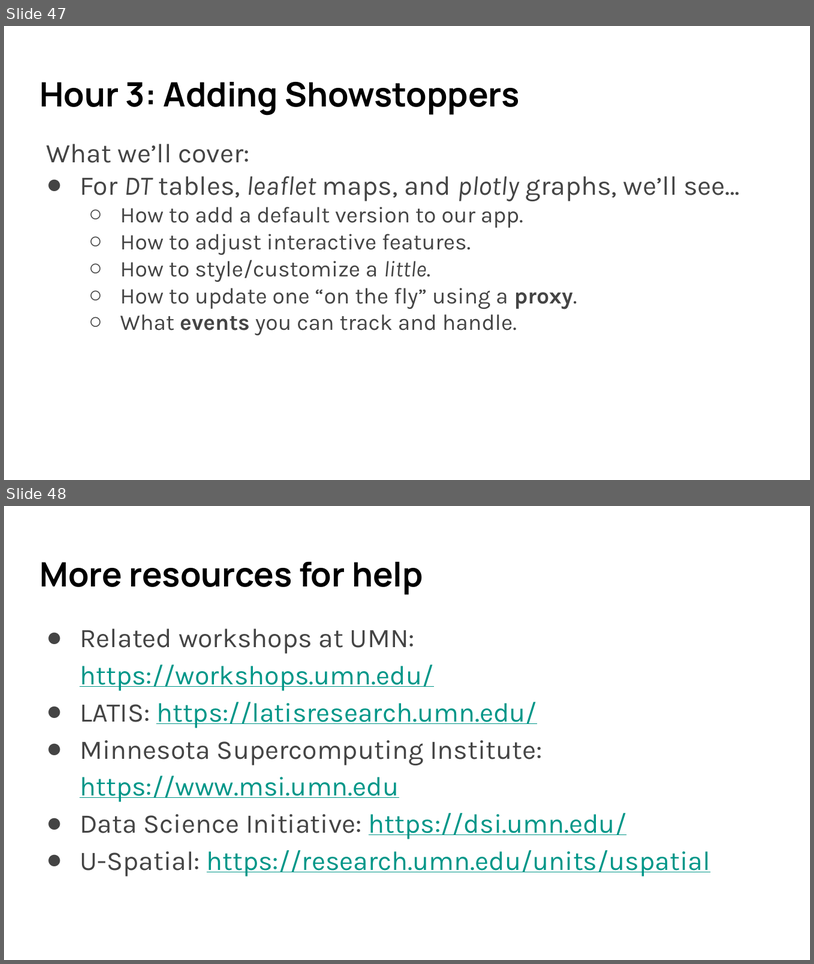
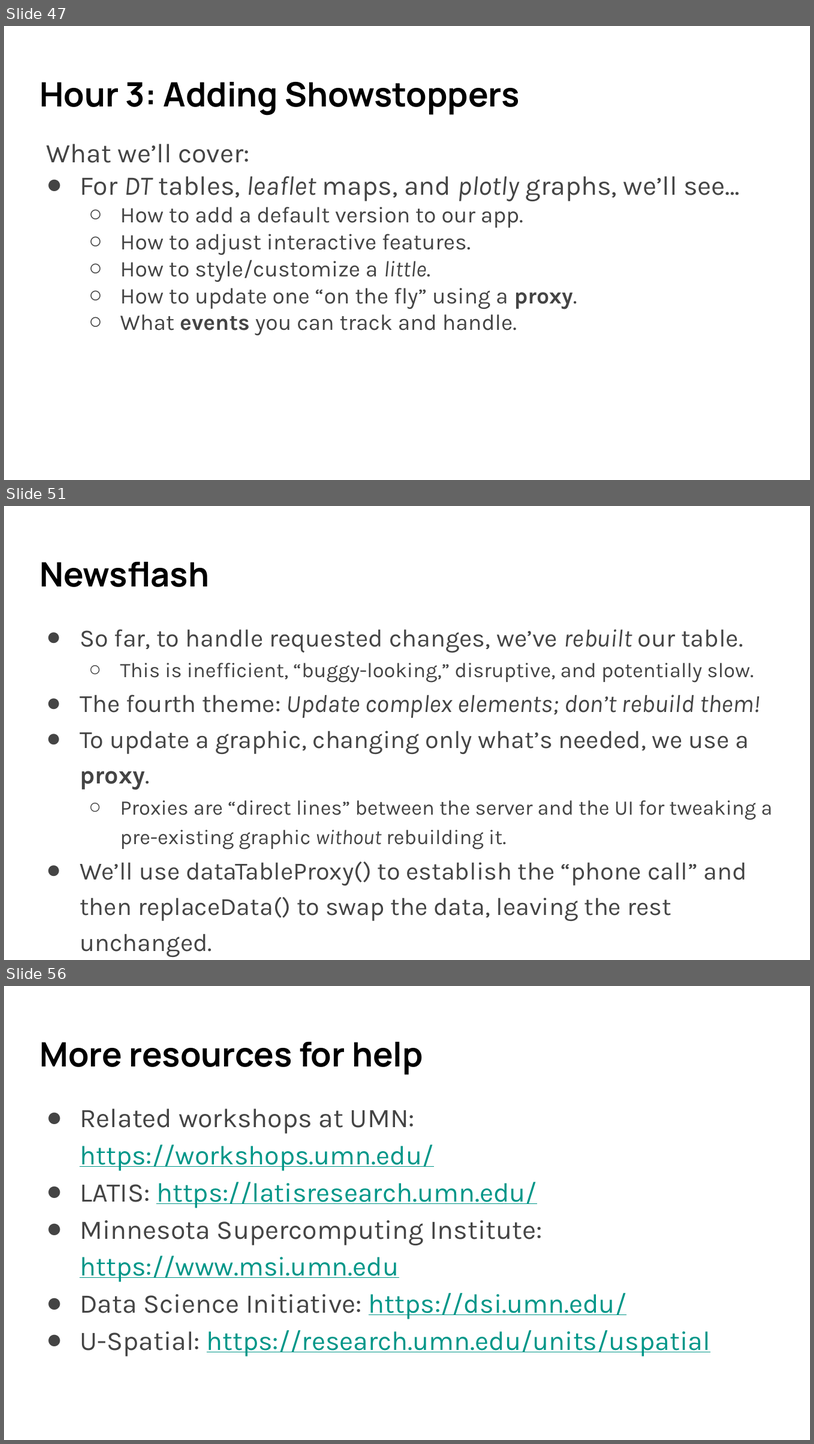
Before and after one commit to umn-dash/r-shiny, a slide deck: instructors/files/SWC slides R Shiny 2024 Fall.pptx. Shown one above the other, each under a label of ours: slides 47 and 48 before the commit, slides 47, 51 and 56 after it; the slides between them are not shown. The pictures are 814x964 and 814x1444 pixels, drawn with LibreOffice and Linux fonts; fonts in the diff are those of the drawing. Boxes give left, top, right and bottom in pixels: in the first picture for what was removed or moved away, otherwise in the second. Text is boxed around its words. In the diff, an @@ line names an element or a change of style, - is before the commit and + after.

```diff
--- a/instructors/files/SWC slides R Shiny 2024 Fall.pptx
+++ b/instructors/files/SWC slides R Shiny 2024 Fall.pptx
@@ slide 51 added at [4, 506, 810, 960], background #FFFFFF @@
@@ title added at [39, 562, 209, 587], 30 pt, text #000000, bold @@
+Newsflash
@@ text added at [80, 629, 773, 921], 22.2 pt, text #444444 @@
+● So far, to handle requested changes, we’ve rebuilt our table.
+  ○ This is inefficient, “buggy-looking,” disruptive, and potentially slow.
+● The fourth theme: Update complex elements; don’t rebuild them!
+● To update a graphic, changing only what’s needed, we use a proxy.
+  ○ Proxies are “direct lines” between the server and the UI for tweaking a pre-existing graphic without rebuilding it.
+● We’ll use dataTableProxy() to establish the “phone call” and then replaceData() to swap the data, leaving the rest unchanged.
@@ what was slide 48 is now slide 56 @@
```
Also in this commit, not shown: 7 other slides added, 32 other files.
